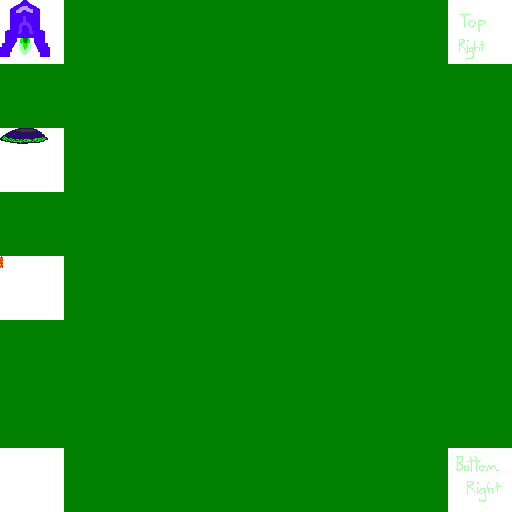
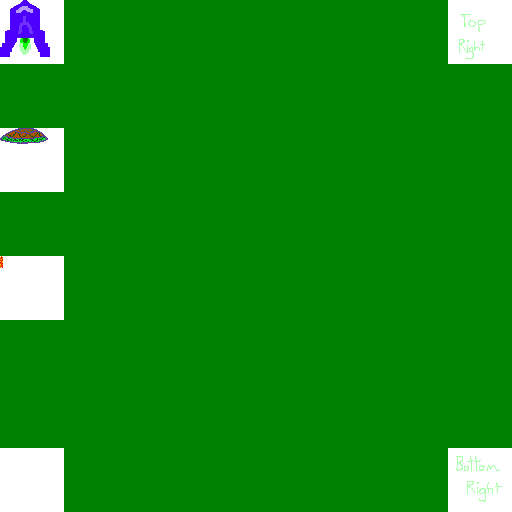
Layered file, before and after one edit (w=512, h=512). Changes by layer:
painted on "Background" over [0, 128, 48, 144]
